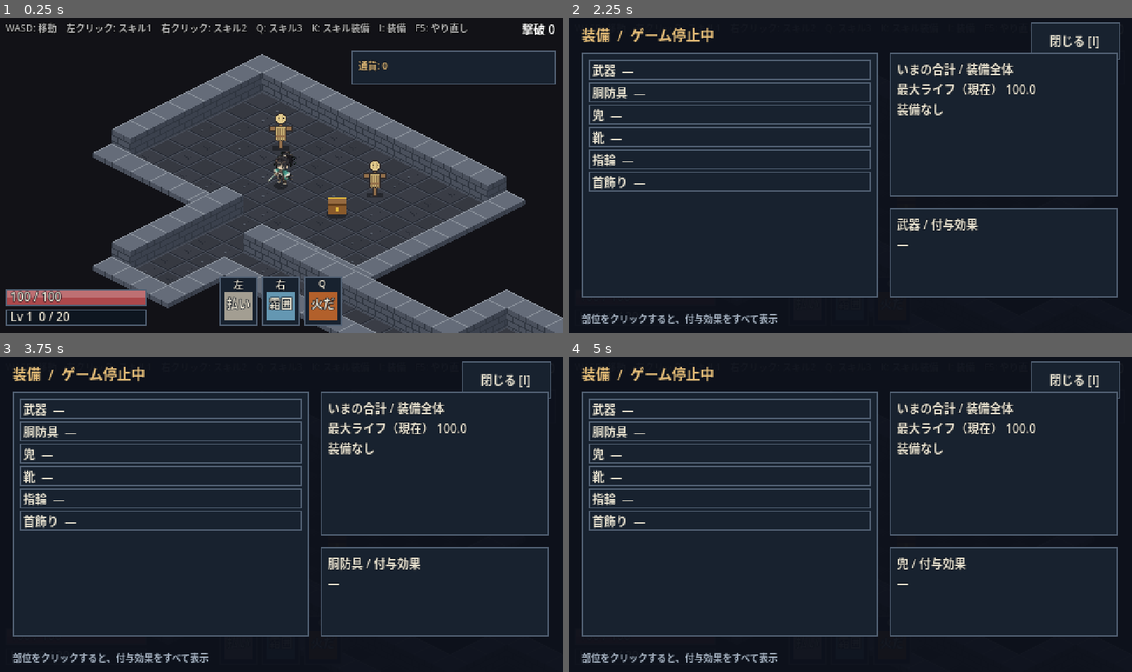
Above: before the commit, frames 1-4 (two rows, left to right).
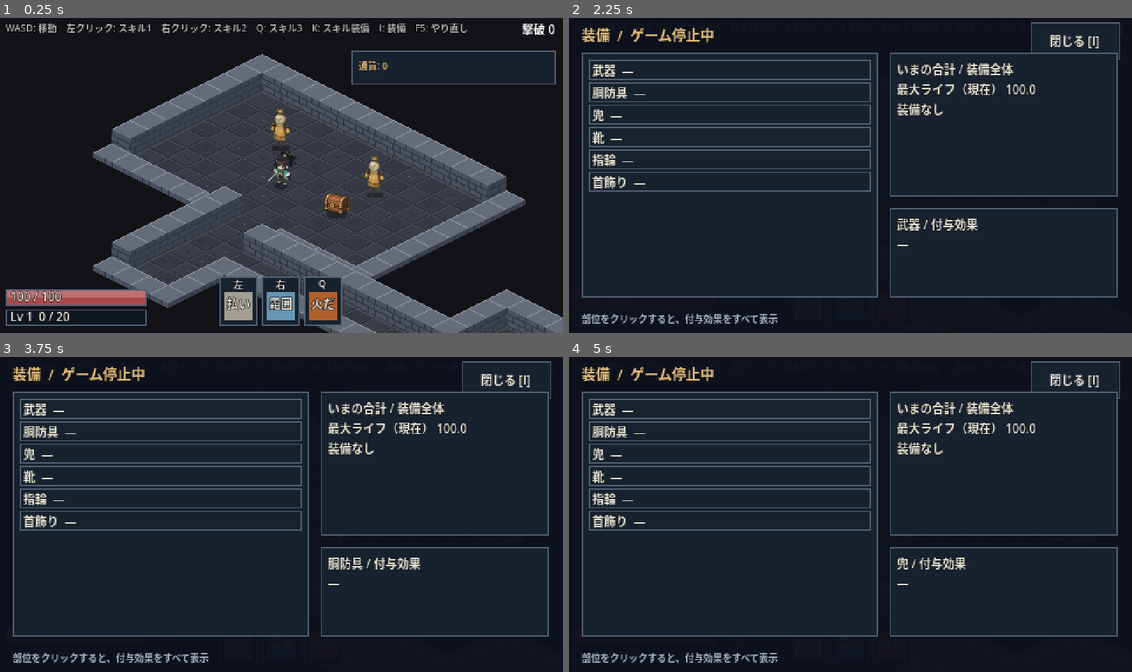
Above: after the commit, the same moments.

Repository: fururun/HackSla
Game: Godot game, scene res://scenes/main/main.tscn
Same seed, same stepped clock (60 frames per second), same inputs: the game is played once before the commit and once after it.
Inputs (mouse positions are in pixels of both pictures, inside the frame that each line leads up to):
- Up to frame 1 (0.25 s): no input
- Up to frame 2 (2.25 s): tap Enter at 0.5 s; move the mouse to (974, 159) at 0.52 s; hold D (move_right) 0.53-1.25 s; hold I (toggle_equip_screen) 0.53-1.25 s; click (974, 159) at 0.67 s; click "閉じる [I]" at 1.25 s; tap F5 (restart_game) at 2 s; move the mouse to (737, 191) at 2.02 s; hold S (move_down) from 2.03 s (still down); tap I (toggle_equip_screen) at 2.1 s
- Up to frame 3 (3.75 s): release S (move_down) at 2.75 s; click "武器 —" at 2.75 s; click "胴防具 —" at 3.5 s
- Up to frame 4 (5 s): click "兜 —" at 4.25 s

The runs differ from the first frame. In frame 1, 0.6% of the frame differs, in the area x 47-69%, y 28-63%; in frame 2, less than 0.1%; in frame 3, less than 0.1%; in frame 4, less than 0.1%.

Commit message:
岩殻・宝箱・案山子・ドロップのアイコンを、AIが描いたドット絵に差し替える
元の高解像度画像から、侍と同じやり方でゲームの大きさに縮めた(同梱の小さい版はぼけていたので使わない)。
岩殻 30x30 の3向き、宝箱 30x26 の2枚、案山子 24x34、アイコン 14x14 の6つ。
岩殻の押し合いの半径を 10 にした。装備のアイコンは、レアリティの色の台座に乗せる。

Co-Authored-By: Claude Sonnet 5.5 <noreply@anthropic.com>

Diff:
--- a/scripts/enemies/enemy.gd
+++ b/scripts/enemies/enemy.gd
@@ -8,6 +8,12 @@
 const EYE := Color("#fff0bd")
 const PUPIL := Color("#272034")
 const FANG := Color("#eee3c9")
+const GOLEM_PATH: String = "res://art/sprites/enemies/rockgolem_front.png"
+const GOLEM_SIZE: Vector2 = Vector2(30, 30)  ## 岩殻の絵の大きさ。足元の中心が原点
+const GOLEM_FLASH := Color(3.0, 3.0, 3.0, 1.0)
+const DEFAULT_HIT_RADIUS: float = 6.0
+const TANK_HIT_RADIUS: float = 10.0  ## 岩殻は大きいので、押し合いの半径も大きい
+static var _golem: Texture2D
 const SLIME_RIM := Color("#9be860")  ## スライムの縁と目（明るい黄緑）
 const SLIME_SHINE := Color("#c8f77a")  ## スライムのつや
 const SLIME_UNDER := Color("#10304a")  ## スライムの下の影（紺）
@@ -102,12 +108,24 @@
 	if definition == null:
 		return
 	draw_rect(Rect2(-hit_radius, -2, hit_radius * 2, 4), SHADOW)
+	if definition.behavior == "tank":
+		# 岩殻はドット絵（AI が描いたもの）。被弾の点滅は明るく飛ばす
+		var tex := _golem_texture()
+		if tex != null:
+			draw_texture(tex, Vector2(-GOLEM_SIZE.x * 0.5, -GOLEM_SIZE.y), GOLEM_FLASH if is_flashing() else Color.WHITE)
+		return
 	var key: String = definition.behavior + definition.color.to_html() + str(is_flashing())
 	if not _figures.has(key):
 		_figures[key] = _make_figure(is_flashing())
 	draw_set_transform(Vector2(_lean, 0))
 	draw_mesh(_figures[key], null)
 	draw_set_transform(Vector2.ZERO)
+
+
+static func _golem_texture() -> Texture2D:
+	if _golem == null:
+		_golem = load(GOLEM_PATH) as Texture2D
+	return _golem
 
 
 func _make_figure(flash: bool) -> ArrayMesh:
--- a/scripts/enemies/enemy_manager.gd
+++ b/scripts/enemies/enemy_manager.gd
@@ -36,6 +36,7 @@
 		(enemy_parent if enemy_parent != null else self).add_child(enemy)
 	enemy.manager = self
 	enemy.definition = def
+	enemy.hit_radius = Enemy.TANK_HIT_RADIUS if def.behavior == "tank" else Enemy.DEFAULT_HIT_RADIUS
 	enemy.life = def.life
 	enemy.global_position = pos
 	enemy.ai_enabled = def.behavior == "melee_swarm" or def.behavior == "tank"
--- a/scripts/enemies/training_dummy.gd
+++ b/scripts/enemies/training_dummy.gd
@@ -57,24 +57,17 @@
 	_label.text = "DPS %d" % roundi(dps) if dps > 0.0 else ""
 
 
+const SPRITE_PATH: String = "res://art/sprites/objects/training_dummy.png"
+const SPRITE_SIZE: Vector2 = Vector2(24, 34)  ## 絵の大きさ。足元の中心が原点
+const FLASH_TINT := Color(3.0, 3.0, 3.0, 1.0)  ## 被弾の点滅（明るく飛ばす）
+static var _texture: Texture2D
+
+
 func _draw() -> void:
 	draw_rect(Rect2(-7, -2, 14, 4), SHADOW)
-	var flash: bool = _flash > 0.0
-	var edge: Color = Color.WHITE if flash else OUTLINE
-	var wood: Color = Color.WHITE if flash else WOOD
-	var straw: Color = Color.WHITE if flash else STRAW
-	draw_rect(Rect2(-2, -24, 4, 25), edge)
-	draw_rect(Rect2(-1, -23, 2, 23), wood)
-	draw_rect(Rect2(-10, -19, 20, 5), edge)
-	draw_rect(Rect2(-9, -18, 18, 3), wood)
-	draw_rect(Rect2(-5, -19, 10, 13), edge)
-	draw_rect(Rect2(-4, -18, 8, 11), straw)
-	for x: int in range(-3, 4, 2):
-		draw_rect(Rect2(x, -17, 1, 11), Color.WHITE if flash else STRAW_SHADE)
-	draw_circle(Vector2(0, -25), 5, edge, true, -1.0, false)
-	draw_circle(Vector2(0, -25), 4, Color.WHITE if flash else STRAW_LIGHT, true, -1.0, false)
-	draw_rect(Rect2(-2, -28, 1, 5), straw)
-	draw_rect(Rect2(1, -28, 1, 5), straw)
-	draw_rect(Rect2(-2, -26, 1, 1), edge)
-	draw_rect(Rect2(2, -26, 1, 1), edge)
-	draw_rect(Rect2(-4, -11, 8, 2), wood)
+	if _texture == null:
+		_texture = load(SPRITE_PATH) as Texture2D
+	if _texture == null:
+		return
+	var tint: Color = FLASH_TINT if _flash > 0.0 else Color.WHITE
+	draw_texture(_texture, Vector2(-SPRITE_SIZE.x * 0.5, -SPRITE_SIZE.y), tint)
--- a/scripts/loot/ground_drop.gd
+++ b/scripts/loot/ground_drop.gd
@@ -57,10 +57,38 @@
 	if beam:
 		draw_line(Vector2(0, -3), Vector2(0, -45), Color(tint, 0.22), 7.0)
 		draw_line(Vector2(0, -3), Vector2(0, -45), tint.lightened(0.4), 1.0)
-	if value is GemInstance:
-		draw_colored_polygon(PackedVector2Array([Vector2(0, -7), Vector2(4, -3), Vector2(0, 0), Vector2(-4, -3)]), tint)
-	else:
-		draw_rect(Rect2(-3, -5, 6, 4), tint)
+	if value is ItemInstance:
+		# 装備はレアリティの色の台座を敷く（絵だけだと、レアリティが地面から分からない）
+		draw_set_transform(Vector2.ZERO, 0.0, Vector2(1, 0.5))
+		draw_circle(Vector2.ZERO, 6.5, Color(tint, 0.55))
+		draw_set_transform(Vector2.ZERO)
+	var tex := _icon(value)
+	if tex != null:
+		draw_texture(tex, Vector2(-ICON_SIZE * 0.5, -ICON_SIZE + 1.0))
+
+
+const ICON_DIR: String = "res://art/sprites/icons/"
+const ICON_SIZE: float = 14.0
+static var _icons: Dictionary = {}  ## 名前 -> Texture2D
+
+
+## 落ちているものの種類から、アイコンを選ぶ（スキルジェム・補助ジェム・剣・防具・指輪・硬貨）
+static func icon_name(payload: Variant) -> String:
+	if payload is GemInstance:
+		return "gem_support" if payload.kind == GemInstance.Kind.SUPPORT else "gem_skill"
+	if payload is ItemInstance:
+		match str(payload.base.slot):
+			"weapon": return "sword"
+			"ring", "amulet": return "ring"
+			_: return "armor"
+	return "coin"
+
+
+static func _icon(payload: Variant) -> Texture2D:
+	var n := icon_name(payload)
+	if not _icons.has(n):
+		_icons[n] = load(ICON_DIR + "icon_%s.png" % n) as Texture2D
+	return _icons[n]
 
 func draw_ellipse_shadow() -> void:
 	draw_set_transform(Vector2.ZERO, 0.0, Vector2(1, 0.5))
--- a/scripts/world/treasure_chest.gd
+++ b/scripts/world/treasure_chest.gd
@@ -6,6 +6,9 @@
 signal opened(chest: TreasureChest)
 
 const OPEN_RADIUS: float = 20.0  ## 地面の距離（Iso.ground_distance）
+const SPRITE_DIR: String = "res://art/sprites/objects/"
+const SPRITE_SIZE: Vector2 = Vector2(30, 26)  ## 絵の大きさ。足元の中心が原点
+static var _textures: Dictionary = {}  ## closed / open -> Texture2D
 
 var is_open: bool = false
 
@@ -34,15 +37,13 @@
 	draw_set_transform(Vector2.ZERO, 0.0, Vector2(1.0, 0.5))
 	draw_circle(Vector2.ZERO, 9.0, Color(0, 0, 0, 0.35))  # 影
 	draw_set_transform(Vector2.ZERO)
-	var wood := Color("#8a5a2b")
-	var dark := Color("#5e3b1a")
-	var gold := Color("#e0b83c")
-	draw_rect(Rect2(-8, -9, 16, 9), wood)  # 箱の本体
-	draw_rect(Rect2(-8, -9, 16, 2), dark)
-	draw_rect(Rect2(-1, -6, 2, 4), gold)  # 錠前
-	if is_open:
-		draw_rect(Rect2(-8, -16, 16, 4), dark)  # 開いた蓋（後ろに倒れている）
-		draw_rect(Rect2(-6, -9, 12, 3), Color("#2a1a0c"))  # 空の中
-	else:
-		draw_rect(Rect2(-8, -14, 16, 5), wood.lightened(0.1))  # 閉じた蓋
-		draw_rect(Rect2(-8, -14, 16, 1), gold)
+	var tex := _texture(is_open)
+	if tex != null:
+		draw_texture(tex, Vector2(-SPRITE_SIZE.x * 0.5, -SPRITE_SIZE.y))
+
+
+static func _texture(open: bool) -> Texture2D:
+	var key := "open" if open else "closed"
+	if not _textures.has(key):
+		_textures[key] = load(SPRITE_DIR + "chest_%s.png" % key) as Texture2D
+	return _textures[key]
--- /dev/null
+++ b/tests/test_art_assets.gd
@@ -0,0 +1,37 @@
+extends RefCounted
+## AI が描いたドット絵（岩殻・宝箱・案山子・ドロップのアイコン・侍）が読み込めること、アイコンの選び方
+
+var t: Variant
+
+
+func test_sprites_load() -> void:
+	for path: String in [
+		"res://art/sprites/enemies/rockgolem_front.png",
+		"res://art/sprites/enemies/rockgolem_back.png",
+		"res://art/sprites/enemies/rockgolem_side.png",
+		"res://art/sprites/objects/chest_closed.png",
+		"res://art/sprites/objects/chest_open.png",
+		"res://art/sprites/objects/training_dummy.png",
+		"res://art/sprites/player/player_front.png",
+		"res://art/sprites/player/player_back.png",
+		"res://art/sprites/player/player_side.png",
+	]:
+		t.check(load(path) is Texture2D, "絵を読める: %s" % path)
+	for name: String in ["gem_skill", "gem_support", "sword", "armor", "ring", "coin"]:
+		t.check(load("res://art/sprites/icons/icon_%s.png" % name) is Texture2D, "アイコンを読める: %s" % name)
+
+
+func test_drop_icon_choice() -> void:
+	t.check_eq(GroundDrop.icon_name(GemInstance.new(GemInstance.Kind.SKILL, "slash")), "gem_skill", "スキルジェム")
+	t.check_eq(GroundDrop.icon_name(GemInstance.new(GemInstance.Kind.SUPPORT, "scatter")), "gem_support", "補助ジェム")
+	t.check_eq(GroundDrop.icon_name(12), "coin", "通貨")
+	var roller := LootRoller.new(RandomNumberGenerator.new())
+	var seen := {}
+	for i in 400:
+		var item: ItemInstance = roller.roll_item(10)
+		if item != null:
+			seen[str(item.base.slot)] = GroundDrop.icon_name(item)
+	for slot: String in seen:
+		var expected := "sword" if slot == "weapon" else ("ring" if slot in ["ring", "amulet"] else "armor")
+		t.check_eq(seen[slot], expected, "部位 %s のアイコン" % slot)
+	t.check(seen.size() > 1, "複数の部位が出る")
Binary file added: art/sprites/enemies/rockgolem_back.png
Not shown, added: art/sprites/enemies/rockgolem_back.png.import
Binary file added: art/sprites/enemies/rockgolem_front.png
Not shown, added: art/sprites/enemies/rockgolem_front.png.import
Binary file added: art/sprites/enemies/rockgolem_side.png
Not shown, added: art/sprites/enemies/rockgolem_side.png.import
Binary file added: art/sprites/icons/icon_armor.png
Not shown, added: art/sprites/icons/icon_armor.png.import
Binary file added: art/sprites/icons/icon_coin.png
Not shown, added: art/sprites/icons/icon_coin.png.import
Binary file added: art/sprites/icons/icon_gem_skill.png
Not shown, added: art/sprites/icons/icon_gem_skill.png.import
(and 23 more such lines)
